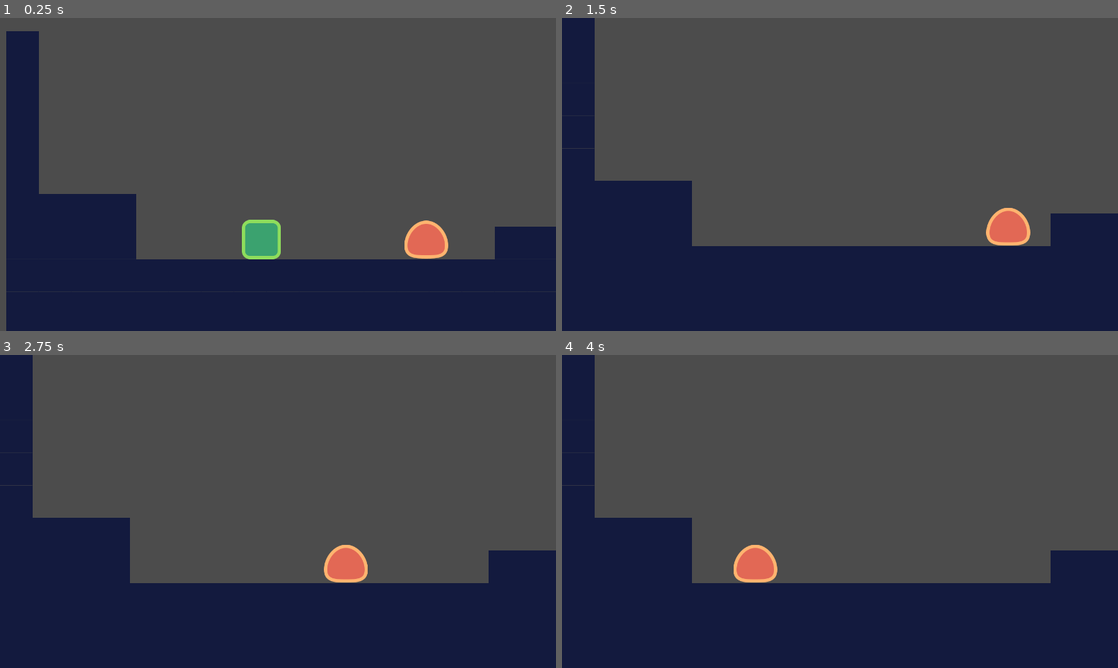
Above: before the commit, frames 1-4 (two rows, left to right).
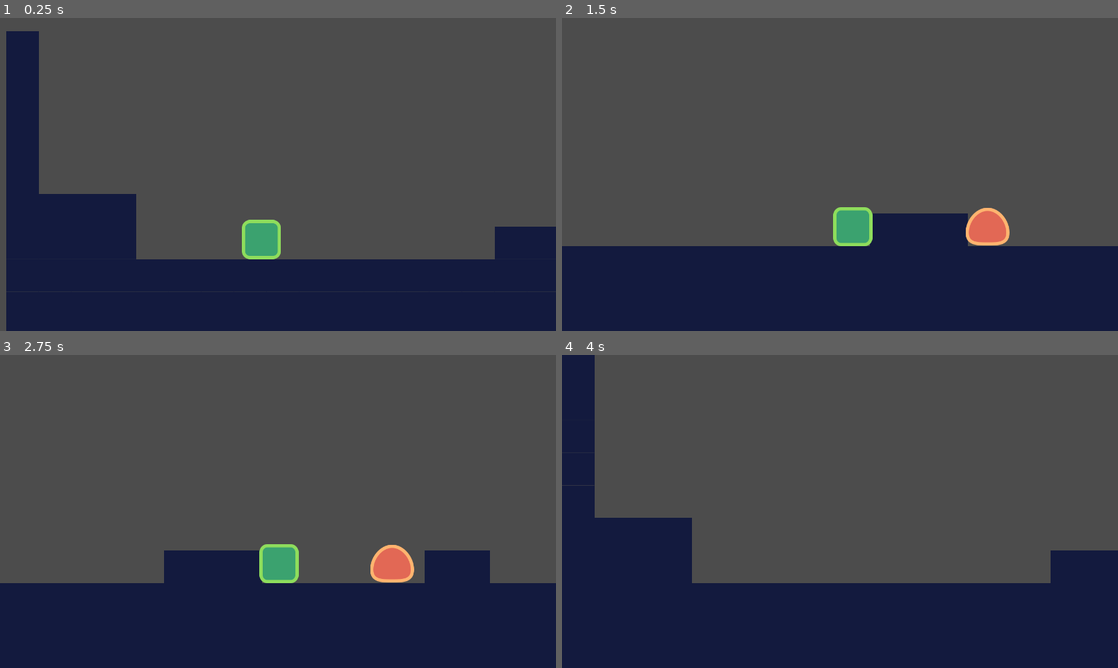
Above: after the commit, the same moments.

Repository: mai-soup/2DPlatformerGodot
Game: Godot game, scene res://src/Levels/LevelTemplate.tscn
The game is run twice, just before and just after one commit, with the same random seed, the same clock (stepped at 60 frames per second) and the same inputs. The project has no main scene, so this scene is started directly.
Inputs:
- Up to frame 1 (0.25 s): no input
- Up to frame 2 (1.5 s): hold D (move_right) from 0.53 s (still down); tap W (jump) at 0.77 s
- Up to frame 3 (2.75 s): tap W (jump) at 1.52 s; release D (move_right) at 2.03 s; hold A (move_left) from 2.03 s (still down)
- Up to frame 4 (4 s): release A (move_left) at 2.78 s; hold D (move_right) from 2.78 s (still down); tap W (jump) at 3.02, 3.77 s

The runs differ from the first frame. In frame 1, 0.8% of the frame differs, in the area x 72-81%, y 64-77%; in frame 2, 13%; in frame 3, 15%, in the area x 0-100%, y 0-73%; in frame 4, 0.8%.

Commit message:
add right bound for camera on the level

Diff:
--- a/src/Levels/LevelTemplate.tscn
+++ b/src/Levels/LevelTemplate.tscn
@@ -5,6 +5,9 @@
 [ext_resource path="res://src/Actors/Enemy.tscn" type="PackedScene" id=3]
 
 [node name="LevelTemplate" type="Node2D"]
+__meta__ = {
+"_edit_vertical_guides_": [ 3198.0 ]
+}
 
 [node name="TileMap" type="TileMap" parent="."]
 tile_set = ExtResource( 1 )
@@ -19,5 +22,13 @@
 speed = Vector2( 800, 1500 )
 gravity = 4000.0
 
+[node name="Camera2D" parent="Player" index="2"]
+limit_right = 3200
+
 [node name="Enemy" parent="." instance=ExtResource( 3 )]
-position = Vector2( 1102, 482 )
+position = Vector2( 1654, 502 )
+
+[node name="Enemy2" parent="." instance=ExtResource( 3 )]
+position = Vector2( 2532, 509 )
+
+[editable path="Player"]
